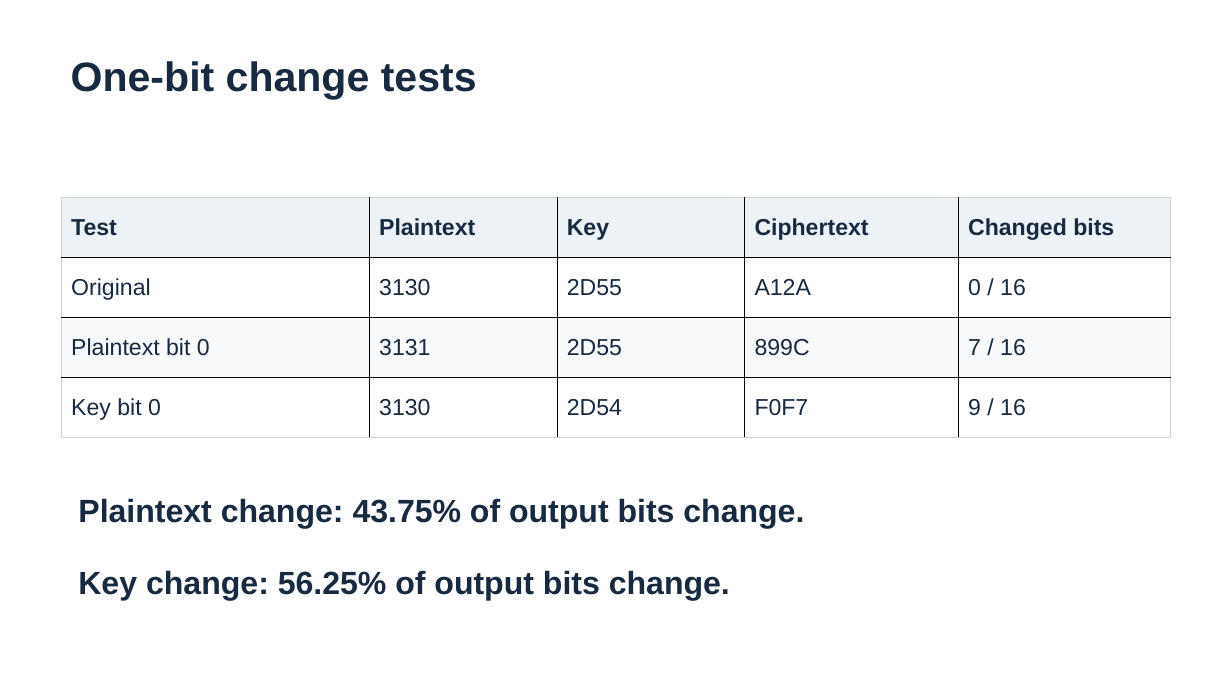
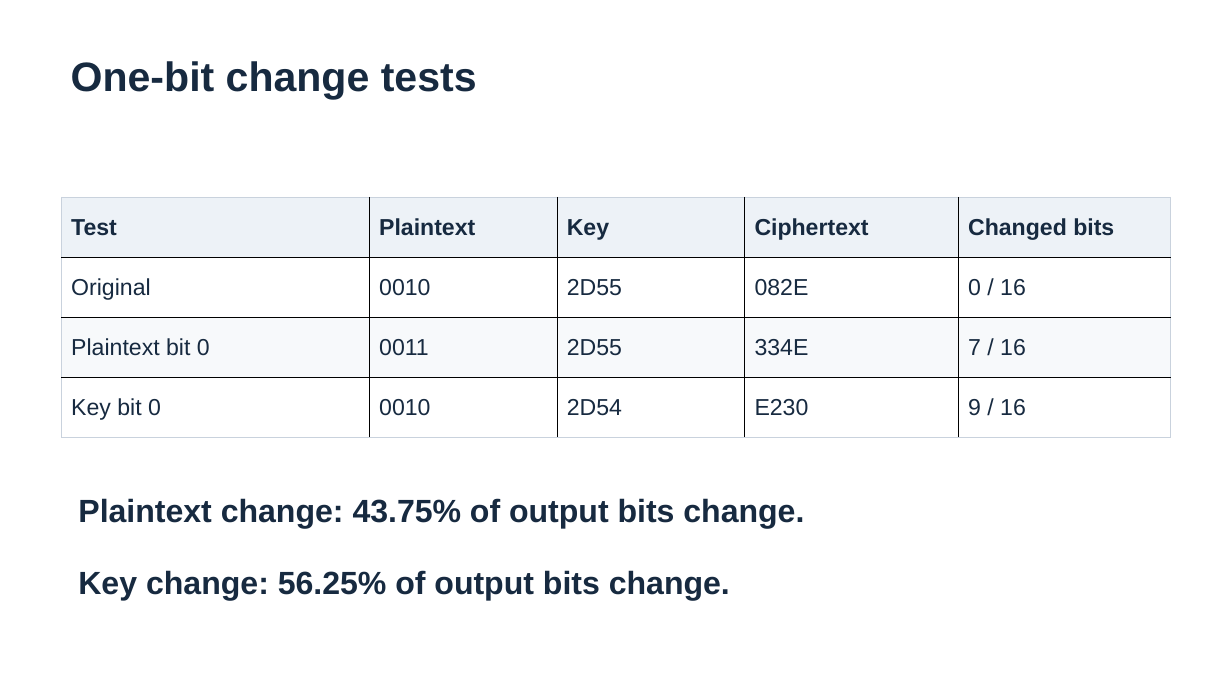
Before and after one commit to Midnight-Kyo/cse310-symmetric-cipher-project, a slide deck: slide 8 of presentation/Symmetric_Algorithm_Presentation.pptx. Drawn at 1232x693 pixels with LibreOffice and Linux fonts; fonts in the diff are those of the drawing. Boxes give left, top, right and bottom in pixels: in the first picture for what was removed or moved away, otherwise in the second. Text is boxed around its words. In the diff, an @@ line names an element or a change of style, - is before the commit and + after.

```diff
--- a/presentation/Symmetric_Algorithm_Presentation.pptx
+++ b/presentation/Symmetric_Algorithm_Presentation.pptx
@@ table at bbox=[62, 198, 1170, 438] @@
-row 2, column 2: 3130
+row 2, column 2: 0010
-row 2, column 4: A12A
+row 2, column 4: 082E
-row 3, column 2: 3131
+row 3, column 2: 0011
-row 3, column 4: 899C
+row 3, column 4: 334E
-row 4, column 2: 3130
+row 4, column 2: 0010
-row 4, column 4: F0F7
+row 4, column 4: E230
```
Also in this commit, not shown: 3 other slides changed, 14 other files.
